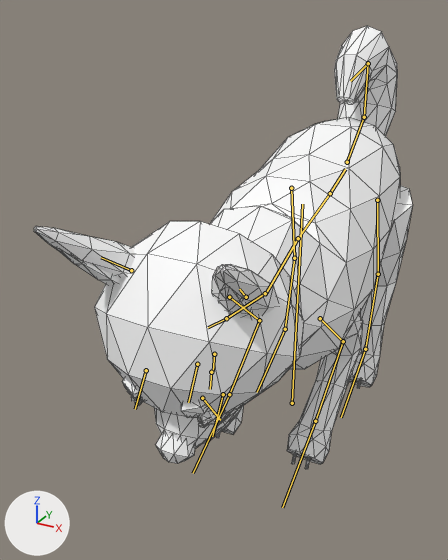
What one commit did to the glTF model cozy_shiba_inu.glb.
Both versions are drawn from a 50 mm lens placed at (0.433, -1.109, 0.823), pointed at (-0.101, -0.138, 0.337). Lighting does not change. The marker at lower left points along +X, +Y and +Z. The picture after the commit comes second. Both versions are drawn at frame 15 of the action 'Pickup_Drop_Ball'; the numbers are the values there. The bones that change, and the others that lie on the model, are drawn over the model as lines. Mesh edges are drawn as thin lines.

The first picture shows 'Shiba_Mesh'.
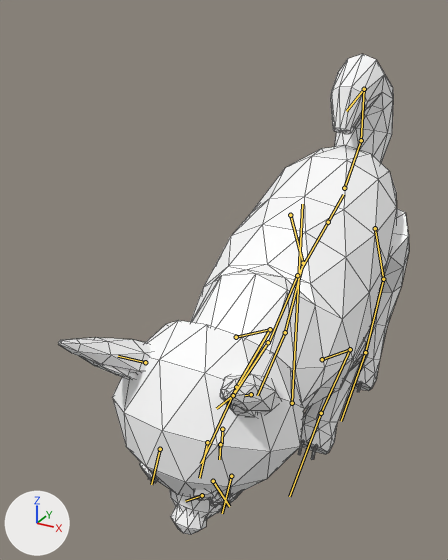
Changed parts and their boxes (x1, y1, x2, y2) in the pictures (448 x 560 px):
'Shiba_Mesh', posed (7% narrower, 9% taller)
    before: (34, 26, 413, 469)
    after: (58, 54, 409, 535)
bone 'Hips', root to tip
    before: (330, 193) to (345, 169)
    after: (328, 222) to (343, 194)
bone 'Leg_Back_Upper.L', root to tip
    before: (377, 200) to (378, 274)
    after: (375, 228) to (383, 279)
bone 'Leg_Back_Lower.L', root to tip
    before: (378, 274) to (365, 349)
    after: (383, 279) to (365, 352)
bone 'Paw_Back.L', root to tip
    before: (365, 349) to (341, 417)
    after: (365, 352) to (341, 421)
bone 'Leg_Back_Upper.R', root to tip
    before: (291, 188) to (294, 258)
    after: (290, 215) to (303, 263)
bone 'Leg_Back_Lower.R', root to tip
    before: (294, 258) to (285, 329)
    after: (303, 263) to (285, 332)
bone 'Paw_Back.R', root to tip
    before: (285, 329) to (257, 392)
    after: (285, 332) to (257, 395)
bone 'Spine', root to tip
    before: (330, 193) to (298, 238)
    after: (328, 222) to (297, 275)
bone 'Chest', root to tip
    before: (298, 238) to (265, 295)
    after: (297, 275) to (268, 343)
bone 'Leg_Front_Upper.L', root to tip
    before: (320, 318) to (343, 341)
    after: (322, 359) to (350, 349)
bone 'Leg_Front_Lower.L', root to tip
    before: (343, 341) to (315, 421)
    after: (350, 349) to (321, 413)
bone 'Paw_Front.L', root to tip
    before: (315, 421) to (282, 507)
    after: (321, 413) to (289, 496)
bone 'Leg_Front_Upper.R', root to tip
    before: (229, 297) to (259, 320)
    after: (236, 337) to (270, 329)
bone 'Leg_Front_Lower.R', root to tip
    before: (259, 320) to (229, 394)
    after: (270, 329) to (236, 387)
bone 'Paw_Front.R', root to tip
    before: (229, 394) to (193, 473)
    after: (236, 387) to (201, 463)
bone 'Neck', root to tip
    before: (265, 293) to (226, 318)
    after: (268, 342) to (233, 395)
bone 'Head', root to tip
    before: (226, 318) to (208, 327)
    after: (233, 395) to (216, 408)
bone 'Jaw', root to tip
    before: (214, 354) to (213, 371)
    after: (222, 429) to (222, 443)

The edits, one by one:
Bone 'Hips' (bone_hips) moves from (0.0, 0.002, 0.01) to (0.0, -0.009, -0.054).
Bone 'Hips' (bone_hips) turns from (10, 0, 0) to (13, 0, 0) degrees about its own x, y and z.
Bone 'Leg_Back_Upper.L' (bone_leg_back_upper_l) turns from (-10, 0, 0) to (7, 0, 0) degrees about its own x, y and z.
Bone 'Leg_Back_Lower.L' (bone_leg_back_lower_l) turns from (0, 0, 0) to (-39, 0, 0) degrees about its own x, y and z.
Bone 'Paw_Back.L' (bone_paw_back_l) turns from (0, 0, 0) to (20, 0, 0) degrees about its own x, y and z.
Bone 'Leg_Back_Upper.R' (bone_leg_back_upper_r) turns from (-10, 0, 0) to (7, 0, 0) degrees about its own x, y and z.
Bone 'Leg_Back_Lower.R' (bone_leg_back_lower_r) turns from (0, 0, 0) to (-39, 0, 0) degrees about its own x, y and z.
Bone 'Paw_Back.R' (bone_paw_back_r) turns from (0, 0, 0) to (20, 0, 0) degrees about its own x, y and z.
Bone 'Spine' (bone_spine) turns from (12, 0, 0) to (15, 0, 0) degrees about its own x, y and z.
Bone 'Chest' (bone_chest) turns from (10, 0, 0) to (16, 0, 0) degrees about its own x, y and z.
Bone 'Leg_Front_Upper.L' (bone_leg_front_upper_l) turns from (13, 0, 0) to (19, 0, 0) degrees about its own x, y and z.
Bone 'Leg_Front_Lower.L' (bone_leg_front_lower_l) turns from (-90, 0, 0) to (-127, 0, 0) degrees about its own x, y and z.
Bone 'Paw_Front.L' (bone_paw_front_l) turns from (45, 0, 0) to (63, 0, 0) degrees about its own x, y and z.
Bone 'Leg_Front_Upper.R' (bone_leg_front_upper_r) turns from (13, 0, 0) to (19, 0, 0) degrees about its own x, y and z.
Bone 'Leg_Front_Lower.R' (bone_leg_front_lower_r) turns from (-90, 0, 0) to (-127, 0, 0) degrees about its own x, y and z.
Bone 'Paw_Front.R' (bone_paw_front_r) turns from (45, 0, 0) to (63, 0, 0) degrees about its own x, y and z.
Bone 'Neck' (bone_neck) turns from (24, 0, 0) to (32, 0, 0) degrees about its own x, y and z.
Bone 'Head' (bone_head) turns from (2, 0, 0) to (-16, 0, 0) degrees about its own x, y and z.
Bone 'Jaw' (bone_jaw) turns from (14, 0, 0) to (16, 0, 0) degrees about its own x, y and z.
